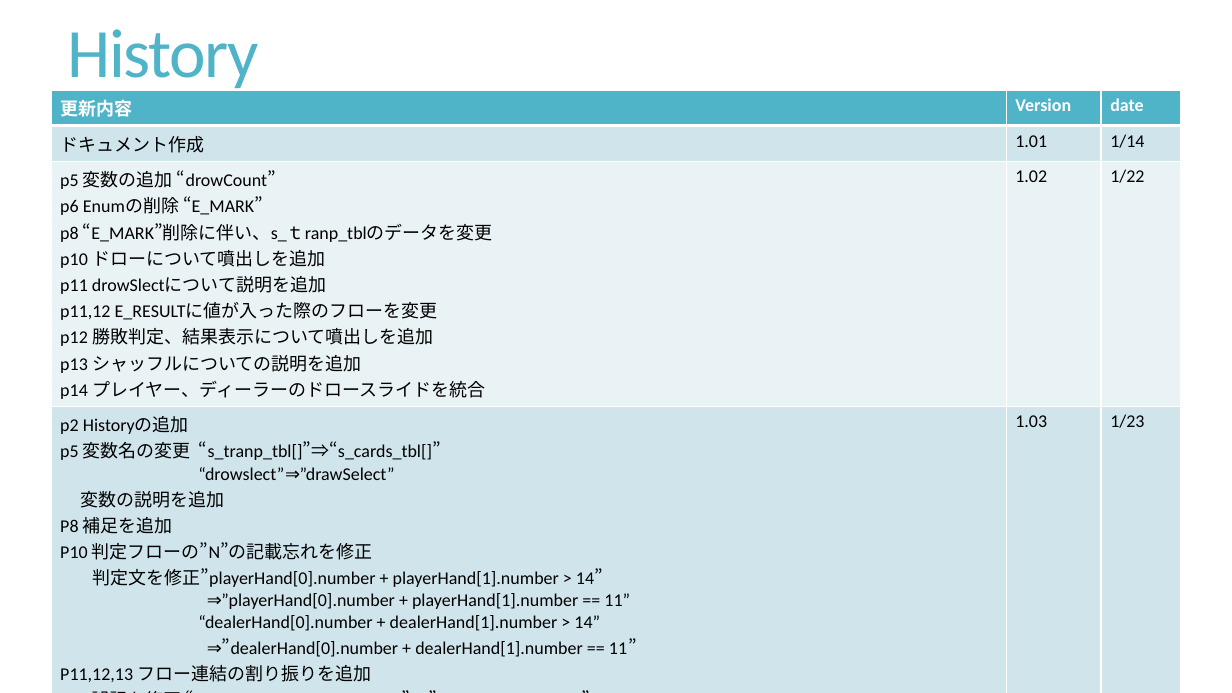
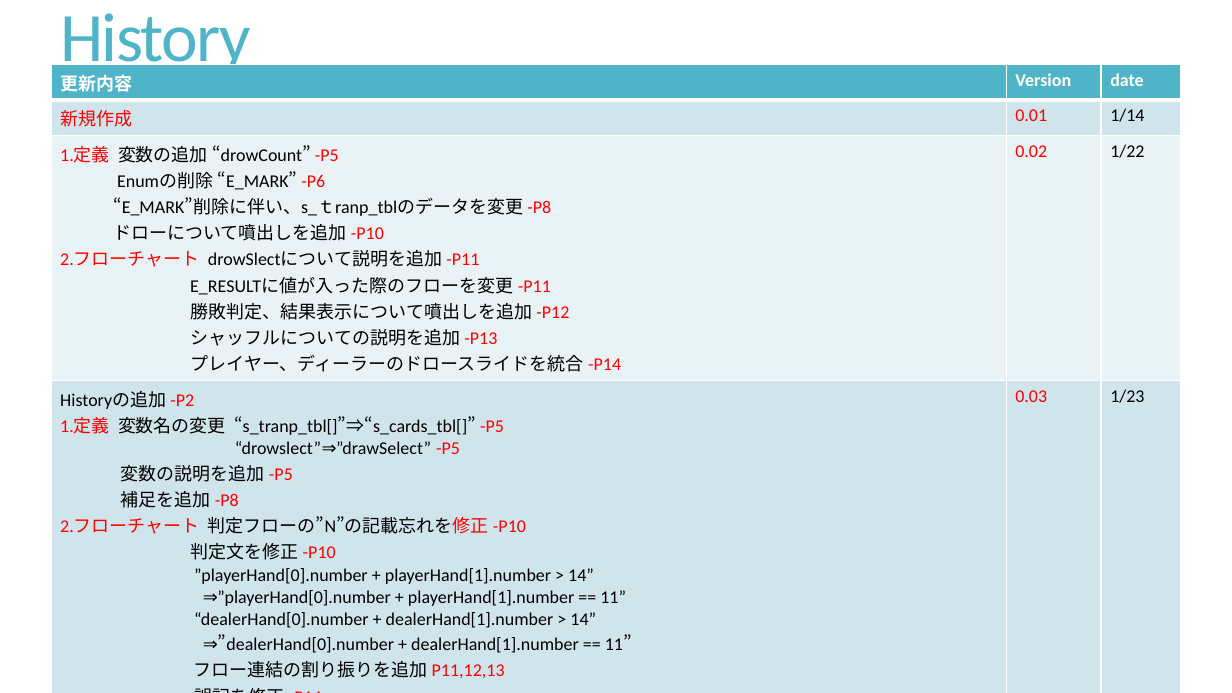
Before and after one commit to masakiishino/Blackjack, a slide deck: slide 2 of Blackjack_Detail_Design.pptx. Drawn at 1232x693 pixels with LibreOffice and Linux fonts; fonts in the diff are those of the drawing. Boxes give left, top, right and bottom in pixels: in the first picture for what was removed or moved away, otherwise in the second. Text is boxed around its words. In the diff, an @@ line names an element or a change of style, - is before the commit and + after.

```diff
--- a/Blackjack_Detail_Design.pptx
+++ b/Blackjack_Detail_Design.pptx
@@ text "History": place and size @@
-text "History" at <box>68,29,259,94</box>
+text "History" at <box>60,13,251,78</box>
@@ table at <box>51,65,1181,684</box> @@
-row 2, column 1: ドキュメント作成
+row 2, column 1: 新規作成
-row 2, column 2: 1.01
+row 2, column 2: 0.01
-row 3, column 1: p5 変数の追加 “drowCount” p6 Enumの削除 “E_MARK” p8 “E_MARK”削除に伴い、s_ｔranp_tblのデータを変更 p10 ドローについて噴出しを追加 / p11 drowSlectについて説明を追加 / p11,12 E_RESULTに値が入った際のフローを変更 p12 勝敗判定、結果表示について噴出しを追加 p13 シャッフルについての説明を追加 p14 プレイヤー、ディーラーのドロースライドを統合
+row 3, column 1: 1.定義 変数の追加 “drowCount” -P5 Enumの削除 “E_MARK” -P6 “E_MARK”削除に伴い、s_ｔranp_tblのデータを変更 -P8 ドローについて噴出しを追加 -P10 / 2.フローチャート drowSlectについて説明を追加 -P11 / E_RESULTに値が入った際のフローを変更 -P11 勝敗判定、結果表示について噴出しを追加 -P12 シャッフルについての説明を追加 -P13 プレイヤー、ディーラーのドロースライドを統合 -P14
-row 3, column 2: 1.02
+row 3, column 2: 0.02
-row 4, column 1: p2 Historyの追加 / p5 変数名の変更 “s_tranp_tbl[]”⇒“s_cards_tbl[]” / “drowslect”⇒”drawSelect” / 変数の説明を追加 / P8 補足を追加 P10 判定フローの”N”の記載忘れを修正 判定文を修正”playerHand[0].number + playerHand[1].number > 14” / ⇒”playerHand[0].number + playerHand[1].number == 11” / “dealerHand[0].number + dealerHand[1].number > 14” / ⇒”dealerHand[0].number + dealerHand[1].number == 11” P11,12,13 フロー連結の割り振りを追加 P14 誤記を修正 “deck[g_drowCount].number”⇒”deck[g_drowCount]” “playerIsAce ++”⇒“dealerIsAce ++” p16 case文にdefaultを追加
+row 4, column 1: Historyの追加 -P2 / 1.定義 変数名の変更 “s_tranp_tbl[]”⇒“s_cards_tbl[]” -P5 / “drowslect”⇒”drawSelect” -P5 / 変数の説明を追加 -P5 / 補足を追加 -P8 2.フローチャート 判定フローの”N”の記載忘れを修正 -P10 判定文を修正 -P10 / ”playerHand[0].number + playerHand[1].number > 14” / ⇒”playerHand[0].number + playerHand[1].number == 11” / “dealerHand[0].number + dealerHand[1].number > 14” / ⇒”dealerHand[0].number + dealerHand[1].number == 11” フロー連結の割り振りを追加 P11,12,13 誤記を修正 -P14 / “deck[g_drowCount].number”⇒”deck[g_drowCount]” “playerIsAce ++”⇒“dealerIsAce ++” case文にdefaultを追加 -P16
-row 4, column 2: 1.03
+row 4, column 2: 0.03
@@ table: place and size @@
-table at <box>51,91,1181,686</box>
+table at <box>51,65,1181,684</box>
```
Also in this commit, not shown: 7 other slides changed, 1 slide added, 3 other files.
